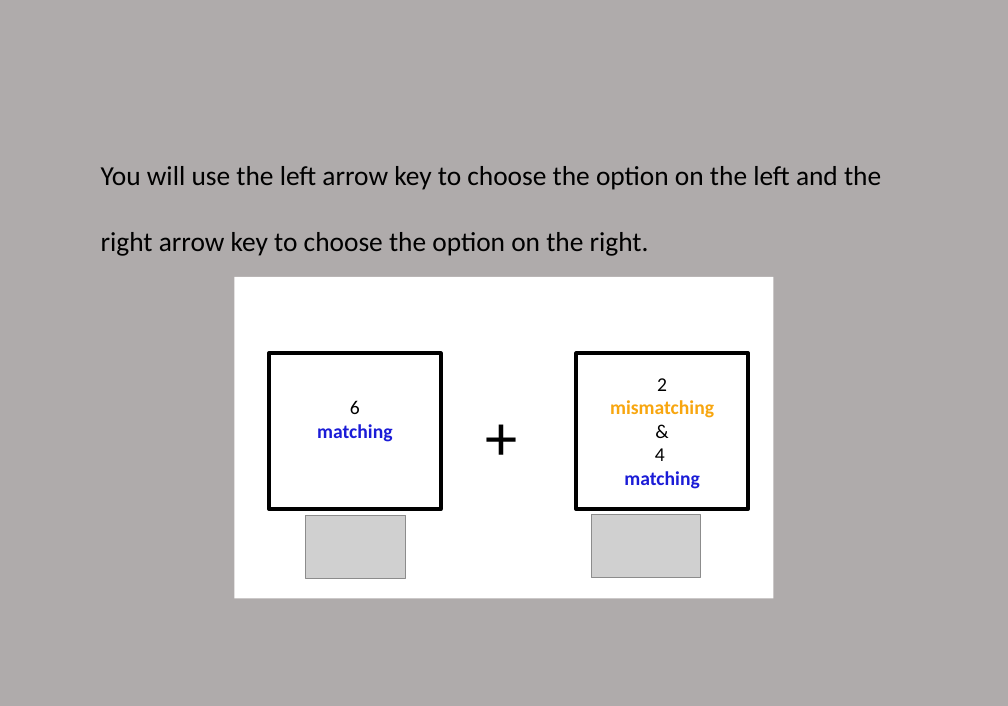
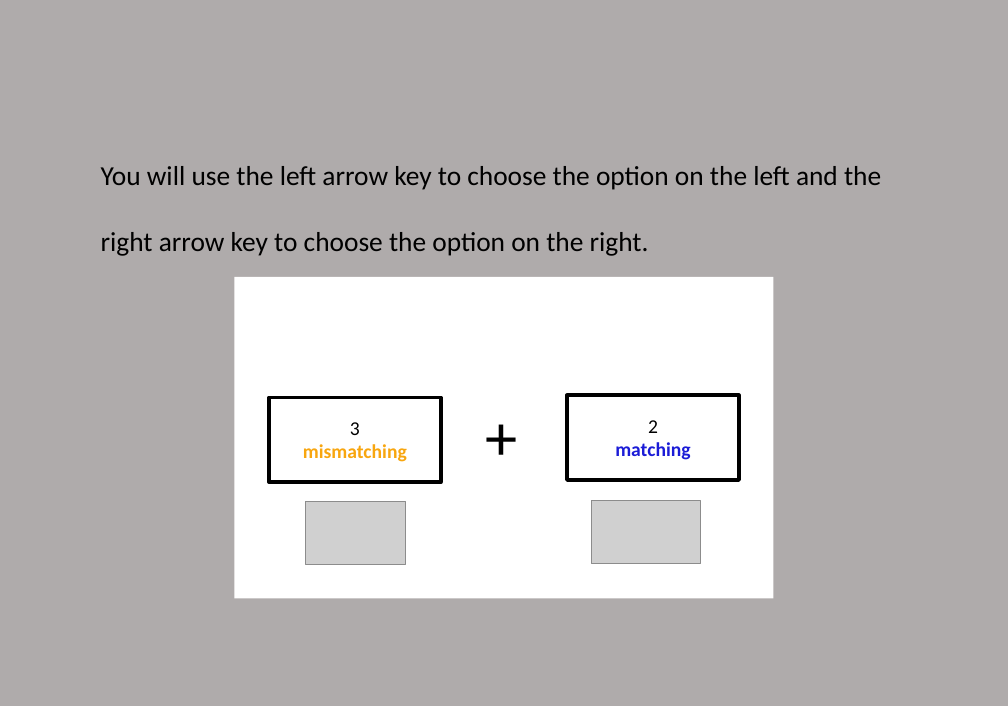
Before and after one commit to lizzytong2589/MSIT-demand-selection, a slide deck: slide 3 of nivturk-prolific/app/static/Instructions/instructions_DST/instructions_DST.pptx (slide 4 before the commit). Drawn at 1008x706 pixels with LibreOffice and Linux fonts; fonts in the diff are those of the drawing; grey boxes stand for pictures. Boxes give left, top, right and bottom in pixels: in the first picture for what was removed or moved away, otherwise in the second. Text is boxed around its words. In the diff, an @@ line names an element or a change of style, - is before the commit and + after.

```diff
--- a/nivturk-prolific/app/static/Instructions/instructions_DST/instructions_DST.pptx
+++ b/nivturk-prolific/app/static/Instructions/instructions_DST/instructions_DST.pptx
@@ rectangle removed at <box>269,353,442,509</box> @@
-6
-matching
@@ rectangle added at <box>269,397,442,482</box>, outline #000000 2.5 pt, 14 pt, text #F8A60F, bold @@
+3
+mismatching
@@ rectangle "2": place and size @@
-rectangle "2" at <box>577,353,749,509</box>
+rectangle "2" at <box>568,395,740,480</box>
@@ text in rectangle at <box>610,400,714,461</box>: paragraphs removed @@
-mismatching
-&
-4
@@ picture: place and size @@
-picture at <box>305,515,406,578</box>
+picture at <box>305,501,406,563</box>
@@ picture: place and size @@
-picture at <box>591,514,700,577</box>
+picture at <box>591,501,700,563</box>
```
Also in this commit, not shown: 5 other slides changed, 2 slides added, 1 slide removed, 14 other files.
